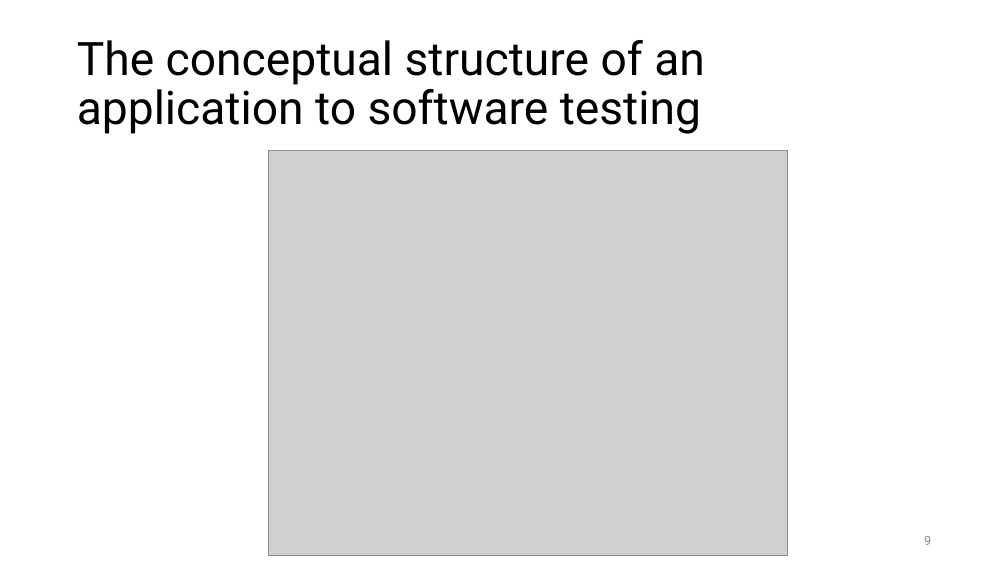
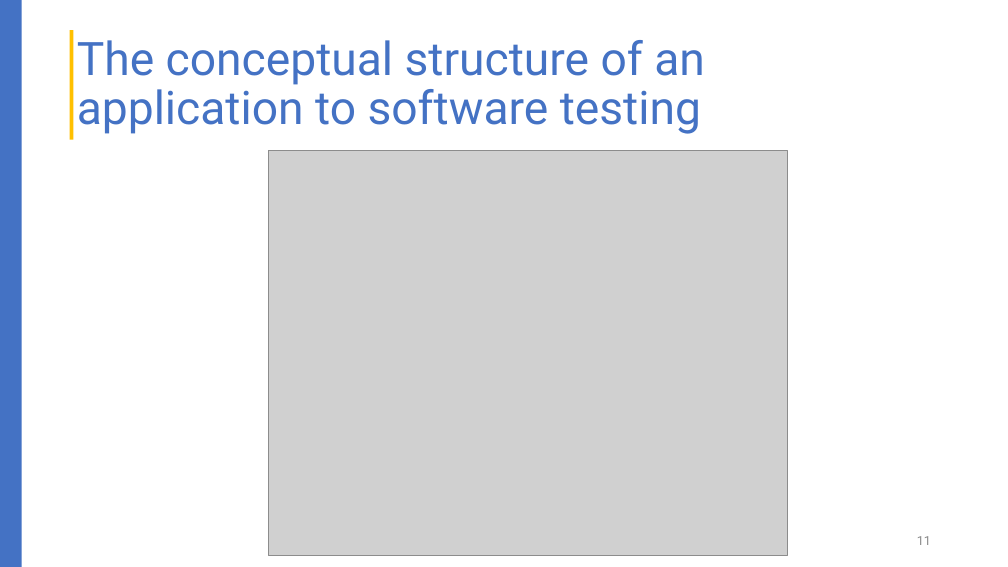
Before and after one commit to liepnguyen/Planru, a slide deck: slide 11 of Documents/Lessons Learned From Agile Quality Assurance In Scrum.pptx (slide 9 before the commit). Drawn at 1008x567 pixels with LibreOffice and Linux fonts; fonts in the diff are those of the drawing; grey boxes stand for pictures. Boxes give left, top, right and bottom in pixels: in the first picture for what was removed or moved away, otherwise in the second. Text is boxed around its words. In the diff, an @@ line names an element or a change of style, - is before the commit and + after.

```diff
--- a/Documents/Lessons Learned From Agile Quality Assurance In Scrum.pptx
+++ b/Documents/Lessons Learned From Agile Quality Assurance In Scrum.pptx
@@ rectangle added at [0, 0, 22, 567], fill #4472C4 @@
@@ title "The conceptual structure of an ..." at [77, 40, 705, 134]: text colour #000000 to #4472C4 @@
@@ rectangle added at [70, 30, 73, 140], fill #FFC000 @@
@@ page number at [917, 536, 931, 545]: text changed @@
-9
+11
```
Also in this commit, not shown: 15 other slides changed, 5 slides added, 3 slides removed.
